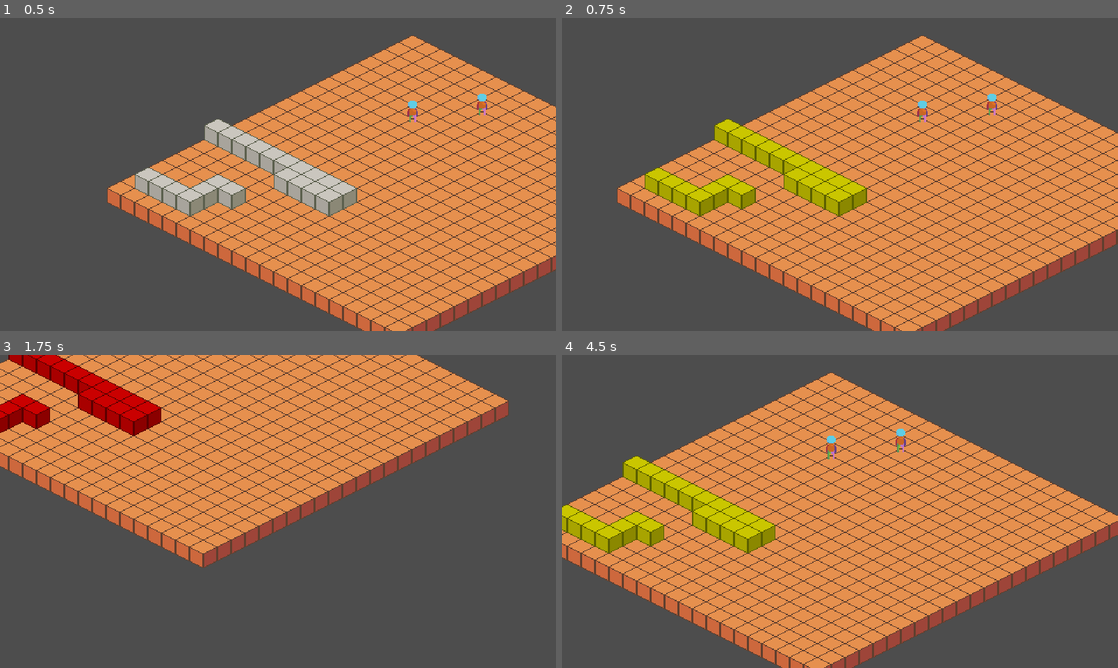
Above: before the commit, frames 1-4 (two rows, left to right).
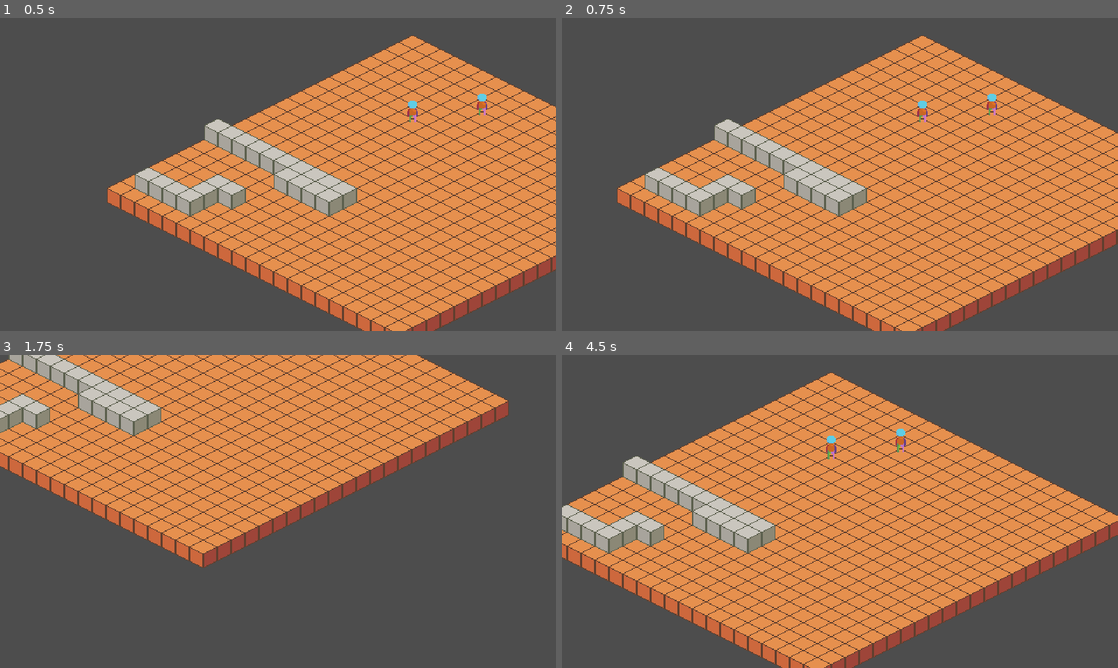
Above: after the commit, the same moments.

Repository: udonguk/godot_isometric_strategy_framework
Game: Godot game, scene res://scenes/main.tscn
Same seed, same stepped clock (60 frames per second), same inputs: the game is played once before the commit and once after it.
Inputs (mouse positions are in pixels of both pictures, inside the frame that each line leads up to):
- Up to frame 1 (0.5 s): no input
- Up to frame 2 (0.75 s): tap Enter at 0.5 s; move the mouse to (962, 158) at 0.52 s; hold Right (ui_right) from 0.53 s (still down); tap Space at 0.6 s; click (962, 158) at 0.67 s
- Up to frame 3 (1.75 s): tap Space at 0.77, 1.07, 1.52, 1.55 s; move the mouse to (166, 527) at 1.27 s; release Right (ui_right) at 1.28 s; hold Down (ui_down) from 1.28 s (still down); tap Ctrl at 1.35 s; click (166, 527) at 1.42 s
- Up to frame 4 (4.5 s): tap Space at 1.82, 2.1, 3.02, 3.05, 3.32, 3.6, 3.77, 4.07 s; move the mouse to (895, 442) at 2.02 s; release Down (ui_down) at 2.03 s; hold Right (ui_right) 2.03-2.78 s; click (895, 442) at 2.17 s; move the mouse to (812, 574) at 2.77 s; hold Up (ui_up) 2.78-3.53 s; tap Ctrl at 2.85, 4.35 s; click (812, 574) at 2.92 s; move the mouse to (1006, 558) at 3.52 s; hold Left (ui_left) from 3.53 s (still down); click (1006, 558) at 3.67 s; move the mouse to (673, 464) at 4.27 s; click (673, 464) at 4.42 s

Frame 1 is identical in both runs. In frame 2, 4.6% of the frame differs, in the area x 14-55%, y 32-64%; in frame 3, 3.4%; in frame 4, 4.5%.

Commit message:
feat: 건물 선택 시스템 구현 (TC-3 완료)
## 주요 변경사항

### 1. 건물 선택 인디케이터 시스템
- building_entity.gd: SelectionIndicator 시스템 구현
- building_entity.tscn: SelectionIndicator 노드 추가 (빨간 화살표)
- 유닛과 동일한 시각적 피드백 제공

### 2. Area2D 클릭 처리
- input_manager.gd: Area2D의 부모 노드(BuildingEntity) 참조
- 이유: BuildingEntity는 Node2D를 상속하므로 Area2D 자식 노드로 클릭 감지

### 3. 건물/유닛 동시 선택 방지
- selection_manager.gd: 건물 선택 시 항상 유닛 선택 해제
- 유닛 선택 시 항상 건물 선택 해제 (Ctrl+클릭 포함)
- 건물과 유닛은 상호 배타적으로 선택됨

### 4. 감염 시스템 제거
- main.gd: BuildingState 참조 완전 제거
- building_entity.gd: 감염 관련 로직 제거
- test_map.gd: INFECTED 상태 설정 코드 제거

### 5. 문서 업데이트
- input_system_implementation_todo.md: TC-3 체크 완료

## 테스트 결과
- ✅ 건물 클릭 시 빨간 화살표 인디케이터 표시
- ✅ 유닛 선택 후 건물 클릭 시 유닛 선택 해제
- ✅ 건물 선택 후 유닛 클릭 시 건물 선택 해제
- ✅ Ctrl+클릭으로 유닛 다중 선택 시에도 건물 선택 해제
- ✅ 건물과 유닛 동시 선택 불가능

🤖 Generated with [Claude Code](https://claude.com/claude-code)

Co-Authored-By: Claude Sonnet 4.5 <noreply@anthropic.com>

Diff:
--- a/scenes/entitys/building_entity.tscn
+++ b/scenes/entitys/building_entity.tscn
@@ -1,7 +1,8 @@
-[gd_scene load_steps=4 format=3 uid="uid://va2oopgrwgd4"]
+[gd_scene load_steps=5 format=3 uid="uid://va2oopgrwgd4"]
 
 [ext_resource type="Script" uid="uid://c74u8btq2lslk" path="res://scripts/entity/building_entity.gd" id="1_lfyv4"]
 [ext_resource type="Texture2D" uid="uid://dpmno36hud44x" path="res://assets/sprites/tiles/isometric-sandbox-sheet.png" id="2_yqyp6"]
+[ext_resource type="Texture2D" uid="uid://c4mw5tv7nkanj" path="res://assets/sprites/entity/selection_arrow.svg" id="3_yqyp6"]
 
 [sub_resource type="AtlasTexture" id="AtlasTexture_lu6ko"]
 atlas = ExtResource("2_yqyp6")
@@ -26,3 +27,10 @@
 
 [node name="CollisionPolygon2D" type="CollisionPolygon2D" parent="StaticBody2D"]
 polygon = PackedVector2Array(16, 0, 0, 8, -16, 0, 0, -8)
+
+[node name="SelectionIndicator" type="Sprite2D" parent="."]
+visible = false
+position = Vector2(8.526513e-14, -33)
+rotation = 3.1415927
+scale = Vector2(0.3, 0.3)
+texture = ExtResource("3_yqyp6")
--- a/scripts/entity/building_entity.gd
+++ b/scripts/entity/building_entity.gd
@@ -5,31 +5,17 @@
 ## 감염 시스템의 핵심 엔티티
 
 # ============================================================
-# 건물 상태 정의
-# ============================================================
-
-enum BuildingState {
-	NORMAL,      ## 일반 상태 (감염되지 않음)
-	INFECTING,   ## 감염 진행 중
-	INFECTED     ## 완전 감염됨
-}
-
-
-# ============================================================
 # 상태 변수
 # ============================================================
-
-## 현재 건물 상태
-var current_state: BuildingState = BuildingState.NORMAL
 
 ## 그리드 좌표 (논리적 위치)
 var grid_position: Vector2i = Vector2i.ZERO
 
-## 외곽선 Material (선택 시 사용)
-var outline_material: ShaderMaterial = null
-
-## 선택 여부
-var is_selected: bool = false
+## 선택 상태 (SelectionManager가 사용)
+var is_selected: bool = false:
+	set(value):
+		is_selected = value
+		_update_selection_indicator()
 
 
 # ============================================================
@@ -43,6 +29,10 @@
 ## 주의: 씬에 Area2D 노드가 있어야 함
 @onready var area: Area2D = $Area2D
 
+## SelectionIndicator 노드 참조 (선택 표시)
+## 주의: 씬에 SelectionIndicator 노드가 있어야 함
+@onready var selection_indicator: Sprite2D = $SelectionIndicator if has_node("SelectionIndicator") else null
+
 
 # ============================================================
 # 생명주기
@@ -52,22 +42,39 @@
 	# 그룹 등록 (main.gd에서 찾을 수 있도록)
 	add_to_group("buildings")
 
-	# 초기 비주얼 업데이트
-	update_visual()
+	# 디버그: 건물 생성 로그
+	print("[BuildingEntity] 건물 생성됨: ", name, " at ", global_position)
+	print("  - Area2D collision_layer: ", $Area2D.collision_layer if has_node("Area2D") else "없음")
 
-	# 외곽선 Material 초기화
-	_init_outline_material()
+	# 초기 비주얼 설정 (기본 색상)
+	if sprite:
+		sprite.modulate = Color.WHITE
+
+	# 선택 인디케이터 초기 숨김
+	if selection_indicator:
+		selection_indicator.visible = false
+
+	# StaticBody2D는 Navigation 전용이므로 클릭 레이어에서 제외
+	# InputManager가 Area2D만 감지하도록 collision_layer 0으로 설정
+	if has_node("StaticBody2D"):
+		var static_body = $StaticBody2D as StaticBody2D
+		if static_body:
+			static_body.collision_layer = 0  # 클릭 감지 비활성화
+			static_body.collision_mask = 0   # 충돌 감지 비활성화
 
 	# NavigationObstacle2D 설정 업데이트
 	_update_navigation_obstacle()
 
 
 # ============================================================
-# 상태 관리
+# Navigation 설정
 # ============================================================
 
 ## NavigationObstacle2D 형상 업데이트
 func _update_navigation_obstacle() -> void:
+	if not has_node("NavigationObstacle2D"):
+		return
+
 	var nav_obstacle = $NavigationObstacle2D
 	var collision_poly = $StaticBody2D/CollisionPolygon2D
 
@@ -81,76 +88,14 @@
 		print("[Building] Navigation Obstacle vertices 설정 완료: ", poly_points.size(), "개 점")
 
 
-## 건물 상태 변경
-func set_state(new_state: BuildingState) -> void:
-	current_state = new_state
-	update_visual()
-	print("[Building] 상태 변경: ", _state_to_string(new_state))
+# ============================================================
+# 선택 인디케이터
+# ============================================================
 
-
-## 비주얼 업데이트 (상태별 색상 적용)
-func update_visual() -> void:
-	if not sprite:
+## 선택 상태에 따라 인디케이터 표시/숨김
+func _update_selection_indicator() -> void:
+	"""선택 상태에 따라 인디케이터 표시/숨김 (UnitEntity와 동일)"""
+	if not selection_indicator:
 		return
 
-	match current_state:
-		BuildingState.NORMAL:
-			sprite.modulate = GameConfig.COLOR_NORMAL
-		BuildingState.INFECTING:
-			sprite.modulate = GameConfig.COLOR_INFECTING
-		BuildingState.INFECTED:
-			sprite.modulate = GameConfig.COLOR_INFECTED
-
-
-# ============================================================
-# 외곽선 관리
-# ============================================================
-
-## 외곽선 Material 초기화
-func _init_outline_material() -> void:
-	# Shader 로드
-	var shader = load("res://assets/shaders/outline.gdshader")
-	if not shader:
-		push_error("[Building] outline.gdshader를 찾을 수 없습니다!")
-		return
-
-	# ShaderMaterial 생성
-	outline_material = ShaderMaterial.new()
-	outline_material.shader = shader
-
-	# 외곽선 설정
-	outline_material.set_shader_parameter("outline_color", Color.BLACK)
-	outline_material.set_shader_parameter("outline_width", 2.0)
-
-
-## 외곽선 표시 (선택됨)
-func show_outline() -> void:
-	if sprite and outline_material:
-		sprite.material = outline_material
-		is_selected = true
-		print("[Building] 외곽선 표시: ", name)
-
-
-## 외곽선 제거 (선택 해제)
-func hide_outline() -> void:
-	if sprite:
-		sprite.material = null
-		is_selected = false
-		print("[Building] 외곽선 제거: ", name)
-
-
-# ============================================================
-# 유틸리티
-# ============================================================
-
-## 상태를 문자열로 변환 (디버그용)
-func _state_to_string(state: BuildingState) -> String:
-	match state:
-		BuildingState.NORMAL:
-			return "NORMAL"
-		BuildingState.INFECTING:
-			return "INFECTING"
-		BuildingState.INFECTED:
-			return "INFECTED"
-		_:
-			return "UNKNOWN"
+	selection_indicator.visible = is_selected
--- a/scripts/main.gd
+++ b/scripts/main.gd
@@ -1,40 +1,13 @@
 extends Node2D
 
 ## 메인 씬 스크립트
-## Step 1 테스트: 스페이스바로 모든 건물 상태 순환 변경
-
-# ============================================================
-# 스크립트 참조
-# ============================================================
-
-## BuildingEntity 스크립트 참조
-const BuildingEntity = preload("res://scripts/entity/building_entity.gd")
-
-## GridSystem은 Autoload 싱글톤이므로 preload 불필요!
-## 전역적으로 GridSystem으로 바로 접근 가능
-
 
 # ============================================================
 # 노드 참조
 # ============================================================
 
 ## GroundTileMapLayer 참조 (좌표 변환용)
-@onready var ground_layer: TileMapLayer = $test_map_Node2D/World/GroundTileMapLayer
-
-
-# ============================================================
-# 테스트 변수
-# ============================================================
-
-## 현재 테스트 상태 (모든 건물에 적용)
-var test_state_index: int = 0
-
-## 가능한 상태 배열
-var test_states: Array = [
-	BuildingEntity.BuildingState.NORMAL,
-	BuildingEntity.BuildingState.INFECTING,
-	BuildingEntity.BuildingState.INFECTED
-]
+@onready var ground_layer: TileMapLayer = $test_map_Node2D/World/NavigationRegion2D/GroundTileMapLayer
 
 
 # ============================================================
@@ -43,57 +16,11 @@
 
 func _ready() -> void:
 	# GridSystem 초기화 (Autoload 싱글톤)
-	# get_node()로 명시적 접근 (Autoload 인식 문제 우회)
 	if ground_layer:
 		GridSystem.initialize(ground_layer)
 	else:
 		push_warning("[Main] GroundTileMapLayer를 찾을 수 없어 GridSystem 초기화를 건너뜁니다.")
 
 	print("[Main] 게임 시작")
-	print("[Main] 스페이스바를 눌러 모든 건물의 상태를 변경하세요")
 	print("[Main] 건물/유닛을 클릭하면 선택됩니다 (Ctrl+클릭으로 유닛 다중 선택)")
 	print("[Main] 빈 공간 클릭 시 모든 선택이 해제됩니다")
-
-
-# ============================================================
-# 입력 처리
-# ============================================================
-
-func _input(event: InputEvent) -> void:
-	# 스페이스바 입력 감지
-	if event is InputEventKey and event.pressed and event.keycode == KEY_SPACE:
-		cycle_all_buildings_state()
-
-
-# ============================================================
-# 테스트 함수
-# ============================================================
-
-## 모든 건물의 상태를 순환 변경
-func cycle_all_buildings_state() -> void:
-	# 다음 상태로 순환
-	test_state_index = (test_state_index + 1) % test_states.size()
-	var new_state = test_states[test_state_index]
-
-	# 씬 트리에서 모든 BuildingEntity 찾기
-	var buildings = get_tree().get_nodes_in_group("buildings")
-
-	# 모든 건물의 상태 변경
-	for building in buildings:
-		if building.has_method("set_state"):
-			building.set_state(new_state)
-
-	print("[Main] 모든 건물 상태 변경: ", _state_to_string(new_state), " (총 ", buildings.size(), "개)")
-
-
-## 상태를 문자열로 변환 (디버그용)
-func _state_to_string(state) -> String:
-	match state:
-		BuildingEntity.BuildingState.NORMAL:
-			return "NORMAL (흰색)"
-		BuildingEntity.BuildingState.INFECTING:
-			return "INFECTING (노란색)"
-		BuildingEntity.BuildingState.INFECTED:
-			return "INFECTED (빨간색)"
-		_:
-			return "UNKNOWN"
--- a/scripts/managers/input_manager.gd
+++ b/scripts/managers/input_manager.gd
@@ -39,22 +39,27 @@
 ## 좌클릭 처리 (선택)
 func _handle_left_click() -> void:
 	var mouse_pos = get_viewport().get_mouse_position()
+	print("[InputManager] 좌클릭 - 마우스 위치: ", mouse_pos)
 
 	# 우선순위 순서대로 검사: 유닛 > 건물 > 빈 공간
 
 	# 1순위: 유닛 검사
 	var unit_result = _query_entity_at(mouse_pos, ClickPriority.UNIT)
 	if unit_result:
+		print("[InputManager] 유닛 감지됨: ", unit_result.collider)
 		_on_unit_clicked(unit_result.collider)
 		return
 
 	# 2순위: 건물 검사
 	var building_result = _query_entity_at(mouse_pos, ClickPriority.BUILDING)
+	print("[InputManager] 건물 검사 결과: ", building_result)
 	if building_result:
+		print("[InputManager] 건물 감지됨: ", building_result.collider, " (타입: ", building_result.collider.get_class(), ")")
 		_on_building_clicked(building_result.collider)
 		return
 
 	# 3순위: 빈 공간 처리
+	print("[InputManager] 빈 공간 클릭")
 	_on_empty_space_clicked()
 
 
@@ -136,7 +141,10 @@
 
 
 ## 건물 클릭 핸들러
-func _on_building_clicked(building: Node2D) -> void:
+func _on_building_clicked(collider: Node2D) -> void:
+	# Area2D가 감지되므로 부모 노드(BuildingEntity)를 가져옴
+	var building = collider.get_parent()
+
 	if not building is BuildingEntity:
 		push_warning("[InputManager] 건물이 아닌 엔티티를 건물로 처리하려고 시도: ", building.name)
 		return
--- a/scripts/managers/selection_manager.gd
+++ b/scripts/managers/selection_manager.gd
@@ -27,16 +27,19 @@
 
 ## 유닛 선택
 ## @param unit: 선택할 유닛
-## @param multi_select: true면 기존 선택 유지, false면 기존 선택 해제
+## @param multi_select: true면 기존 유닛 선택 유지, false면 기존 유닛 선택 해제
 func select_unit(unit: UnitEntity, multi_select: bool = false) -> void:
 	if not unit:
 		push_warning("[SelectionManager] null 유닛을 선택하려고 시도했습니다.")
 		return
 
-	# 다중 선택이 아니면 기존 선택 해제
+	# 다중 선택이 아니면 기존 유닛 선택 해제
 	if not multi_select:
 		deselect_all_units()
-		deselect_building()  # 건물 선택도 해제
+
+	# 건물 선택은 항상 해제 (다중 선택 여부와 무관)
+	# 이유: 건물과 유닛은 동시에 선택될 수 없음
+	deselect_building()
 
 	# 이미 선택된 유닛이면 무시
 	if unit in selected_units:
@@ -92,14 +95,14 @@
 
 	# 기존 건물 선택 해제
 	if selected_building and selected_building != building:
-		selected_building.hide_outline()
+		selected_building.is_selected = false
 
 	# 유닛 선택도 해제 (건물 선택 시)
 	deselect_all_units()
 
 	# 새 건물 선택
 	selected_building = building
-	selected_building.show_outline()
+	selected_building.is_selected = true
 
 	print("[SelectionManager] 건물 선택됨: ", building.name)
 
@@ -107,7 +110,7 @@
 ## 건물 선택 해제
 func deselect_building() -> void:
 	if selected_building:
-		selected_building.hide_outline()
+		selected_building.is_selected = false
 		print("[SelectionManager] 건물 선택 해제: ", selected_building.name)
 		selected_building = null
 
--- a/scripts/maps/test_map.gd
+++ b/scripts/maps/test_map.gd
@@ -13,9 +13,6 @@
 
 ## BuildingManager 스크립트 참조
 const BuildingManager = preload("res://scripts/managers/building_manager.gd")
-
-## BuildingEntity 스크립트 참조 (상태 enum 접근용)
-const BuildingEntity = preload("res://scripts/entity/building_entity.gd")
 
 ## UnitEntity 씬 참조 (테스트용)
 const UnitEntityScene = preload("res://scenes/entitys/unit_entity.tscn")
@@ -115,12 +112,6 @@
 			var grid_pos = Vector2i(x, y)
 			var building = building_manager.create_building(grid_pos)
 
-			# 중앙 건물(1,1)을 INFECTED 상태로 초기화
-			if grid_pos == Vector2i(1, 1):
-				if building and building.has_method("set_state"):
-					building.set_state(BuildingEntity.BuildingState.INFECTED)
-					print("[TestMap] 중앙 건물(1,1)을 INFECTED 상태로 설정")
-
 	# 생성 완료 로그
 	var total_count = building_manager.get_building_count()
 	print("[TestMap] === 건물 생성 완료: 총 ", total_count, "개 ===")
Not shown, changed: docs/input_system_implementation_todo.md
